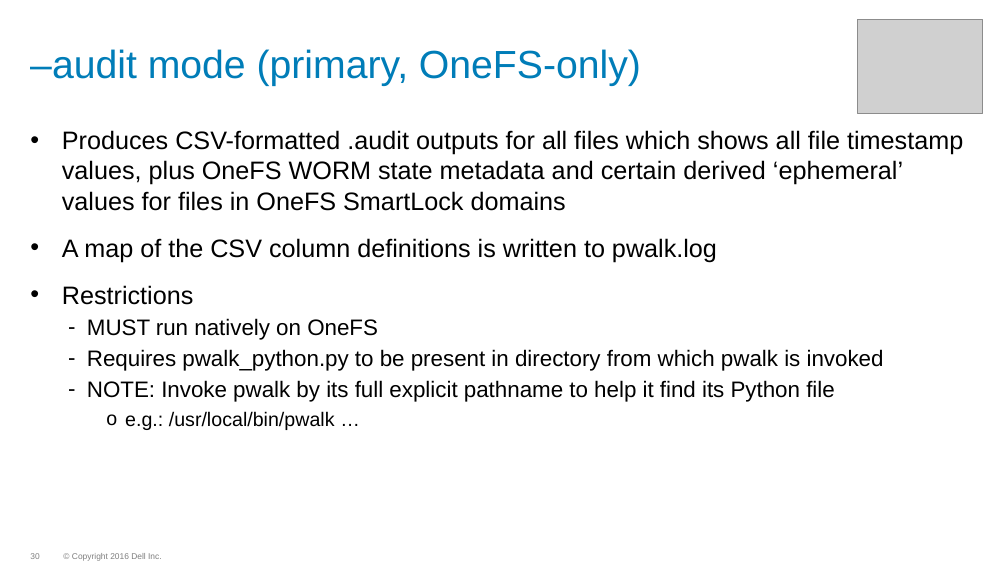
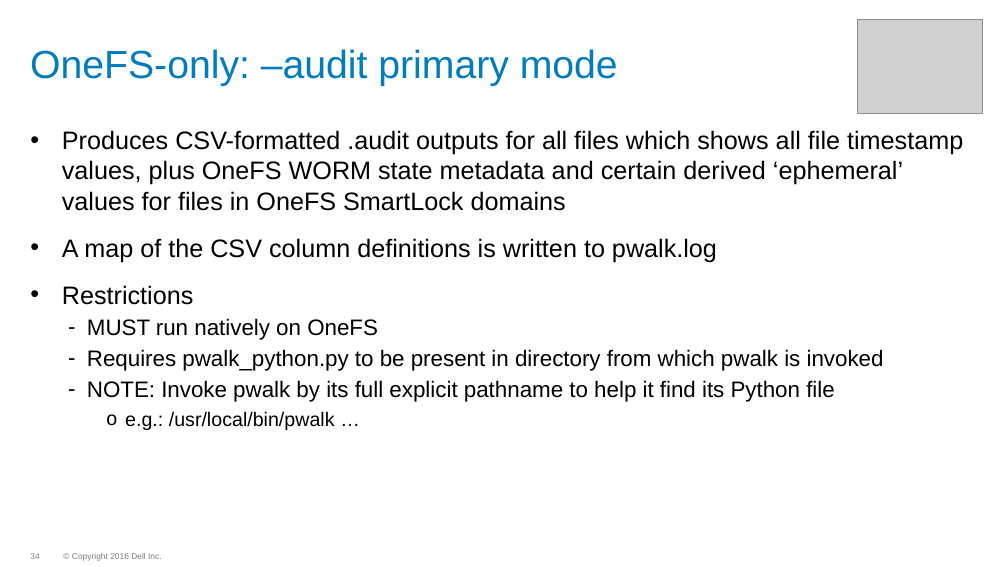
Before and after one commit to WhizBob/pwalk, a slide deck: slide 34 of doc/pwalk_slides.pptx (slide 30 before the commit). Drawn at 1008x567 pixels with LibreOffice and Linux fonts; fonts in the diff are those of the drawing; grey boxes stand for pictures; background and template pictures are left out. Boxes give left, top, right and bottom in pixels: in the first picture for what was removed or moved away, otherwise in the second. Text is boxed around its words. In the diff, an @@ line names an element or a change of style, - is before the commit and + after.

```diff
--- a/doc/pwalk_slides.pptx
+++ b/doc/pwalk_slides.pptx
@@ title at box(30, 49, 618, 86): text changed @@
-–audit mode (primary, OneFS-only)
+OneFS-only: –audit primary mode
```
Also in this commit, not shown: 17 other slides changed, 8 slides added, 11 other files.
